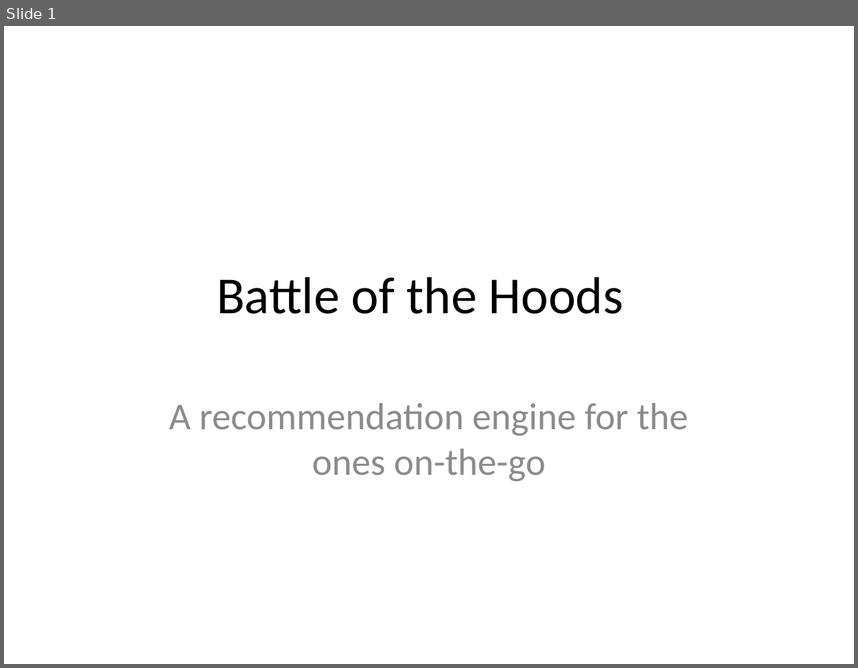
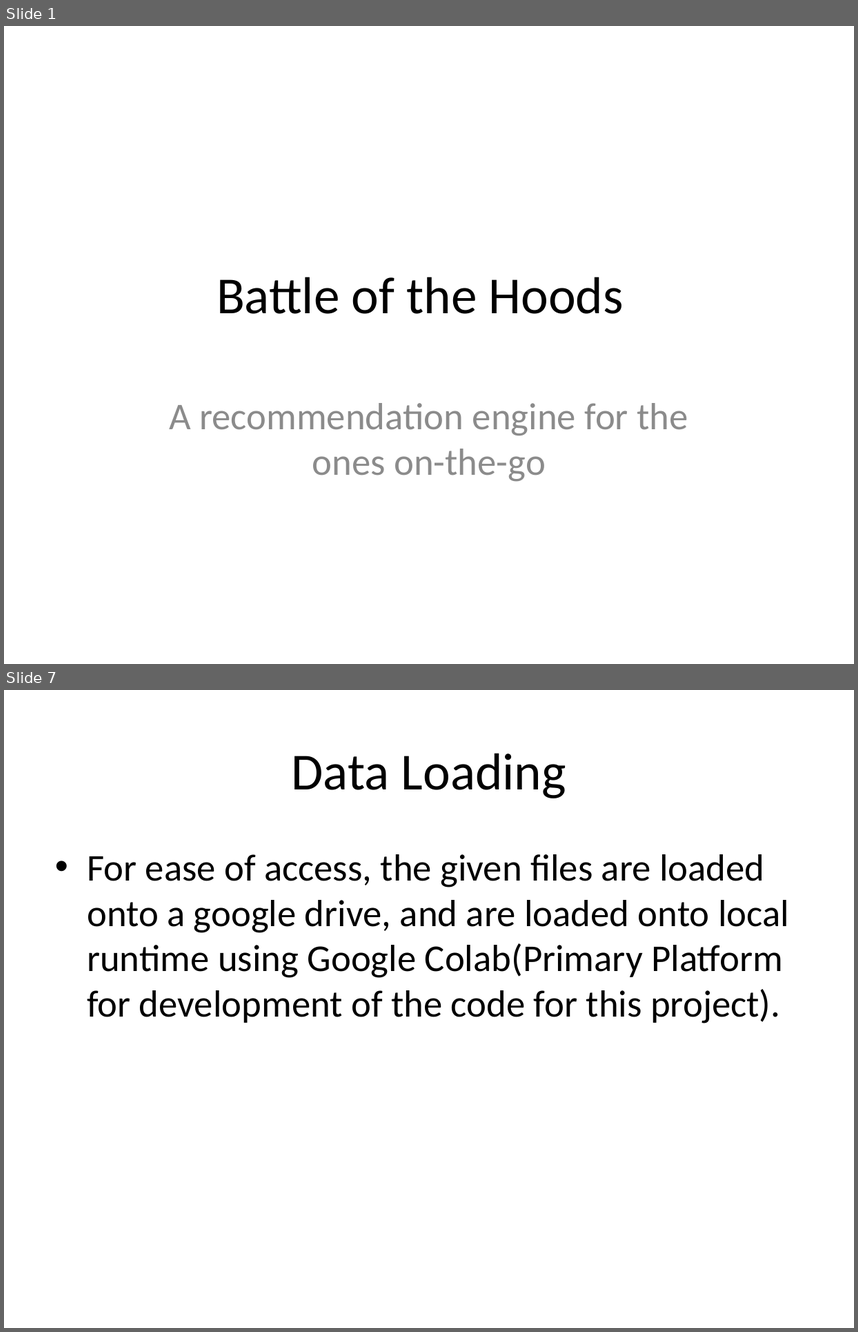
Before and after one commit to seraph-wing/Battle-of-the-Hoods, a slide deck: Battle of the Hoods.pptx. Shown one above the other, each under a label of ours: slide 1 before the commit, slides 1 and 7 after it; the slides between them are not shown. The pictures are 858x668 and 858x1332 pixels, drawn with LibreOffice and Linux fonts; fonts in the diff are those of the drawing. Boxes give left, top, right and bottom in pixels: in the first picture for what was removed or moved away, otherwise in the second. Text is boxed around its words. In the diff, an @@ line names an element or a change of style, - is before the commit and + after.

```diff
--- a/Battle of the Hoods.pptx
+++ b/Battle of the Hoods.pptx
@@ slide 7 added at (4,690,854,1328), background #FFFFFF @@
@@ title added at (292,753,566,798), 44 pt, text #000000 @@
+Data Loading
@@ text added at (87,854,789,1023), 32 pt, text #000000 @@
+• For ease of access, the given files are loaded onto a google drive, and are loaded onto local runtime using Google Colab(Primary Platform for development of the code for this project).
```
Also in this commit, not shown: 22 other slides added, 1 slide removed, 2 other files.
